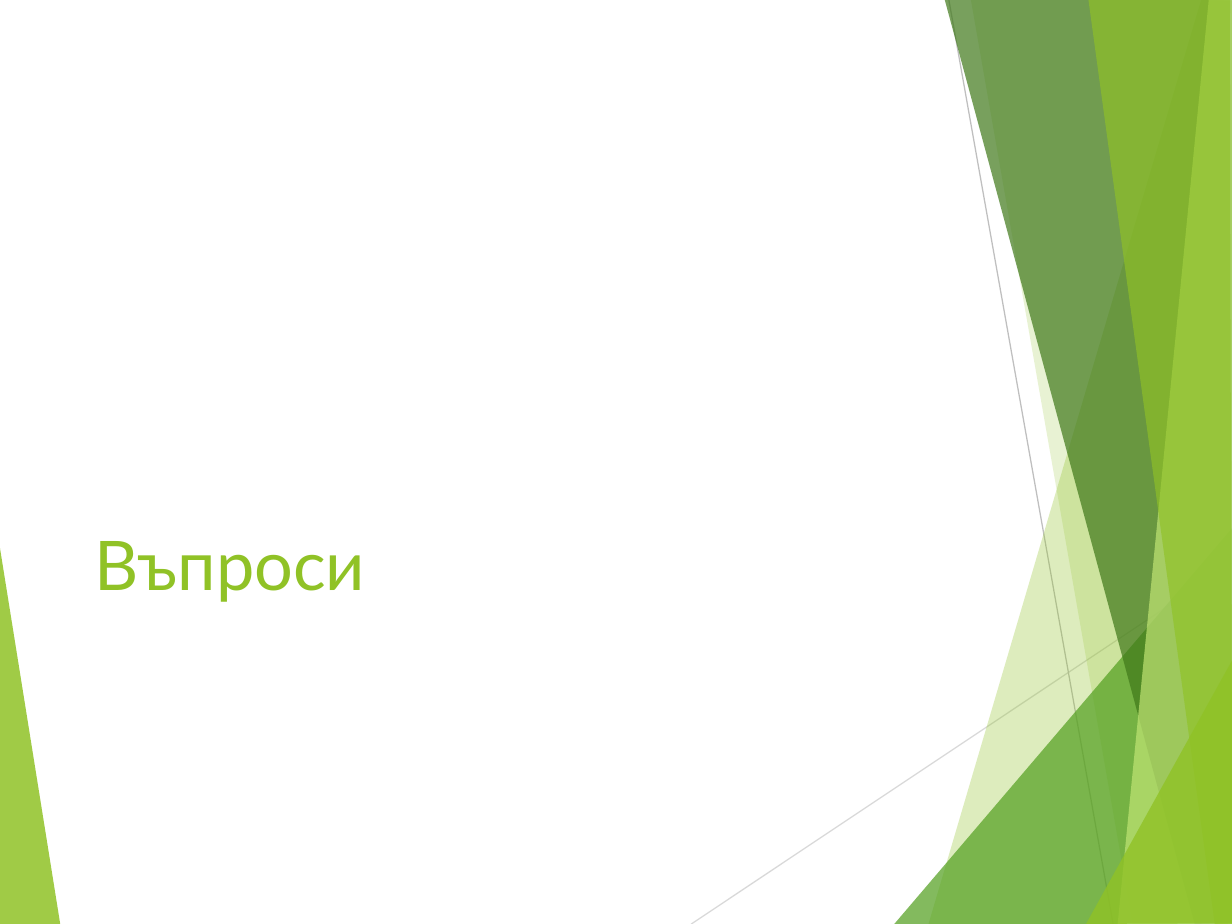
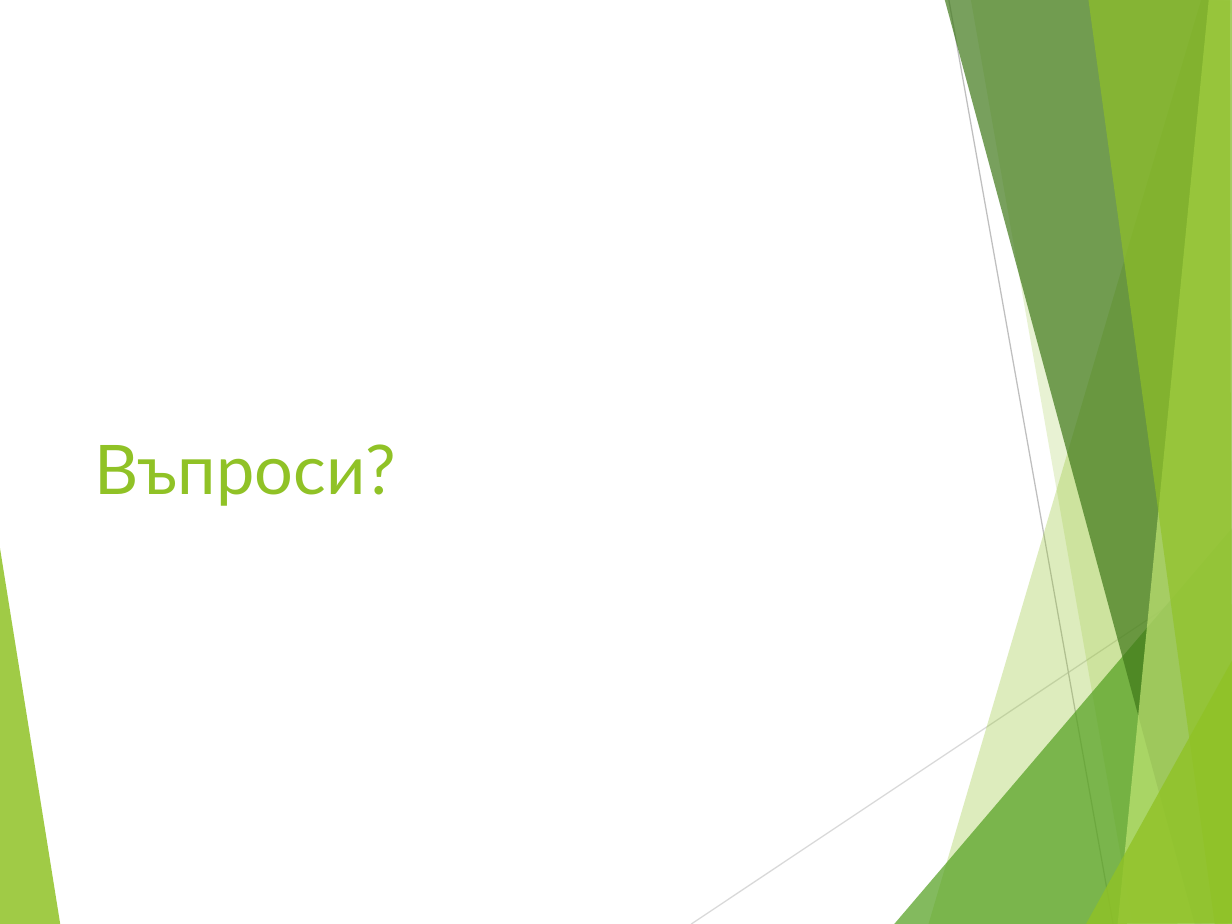
Before and after one commit to ivanchuchulski/fmi-requirements-analisys, a slide deck: slide 25 of rezervito-hw-05/Rezervito_Presentation_62121_62151_62167.pptx. Drawn at 1232x924 pixels with LibreOffice and Linux fonts; fonts in the diff are those of the drawing. Boxes give left, top, right and bottom in pixels: in the first picture for what was removed or moved away, otherwise in the second. Text is boxed around its words. In the diff, an @@ line names an element or a change of style, - is before the commit and + after.

```diff
--- a/rezervito-hw-05/Rezervito_Presentation_62121_62151_62167.pptx
+++ b/rezervito-hw-05/Rezervito_Presentation_62121_62151_62167.pptx
@@ title at (95, 444, 396, 506): text changed @@
-Въпроси
+Въпроси?
```
Also in this commit, not shown: 1 slide added.
